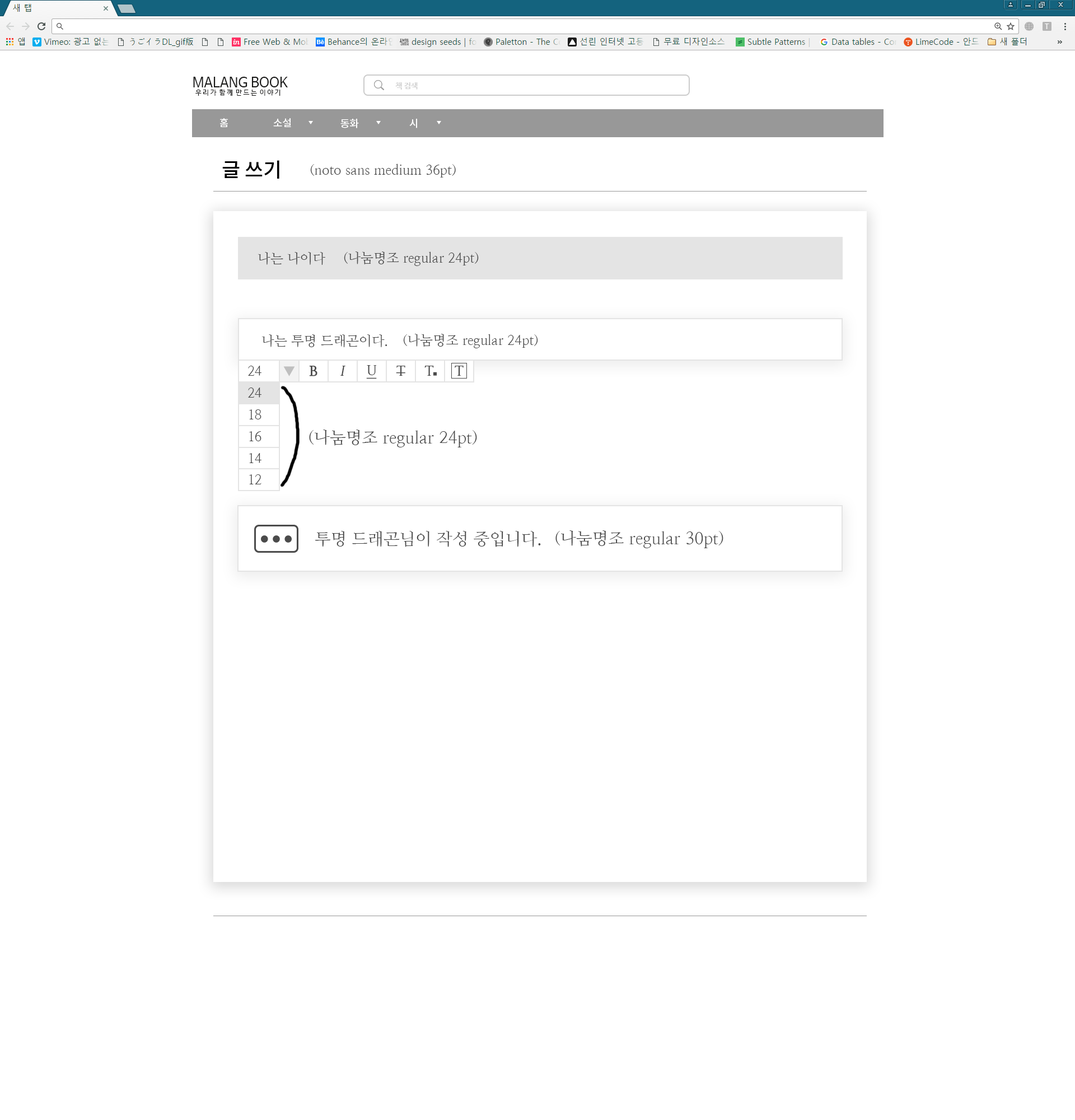
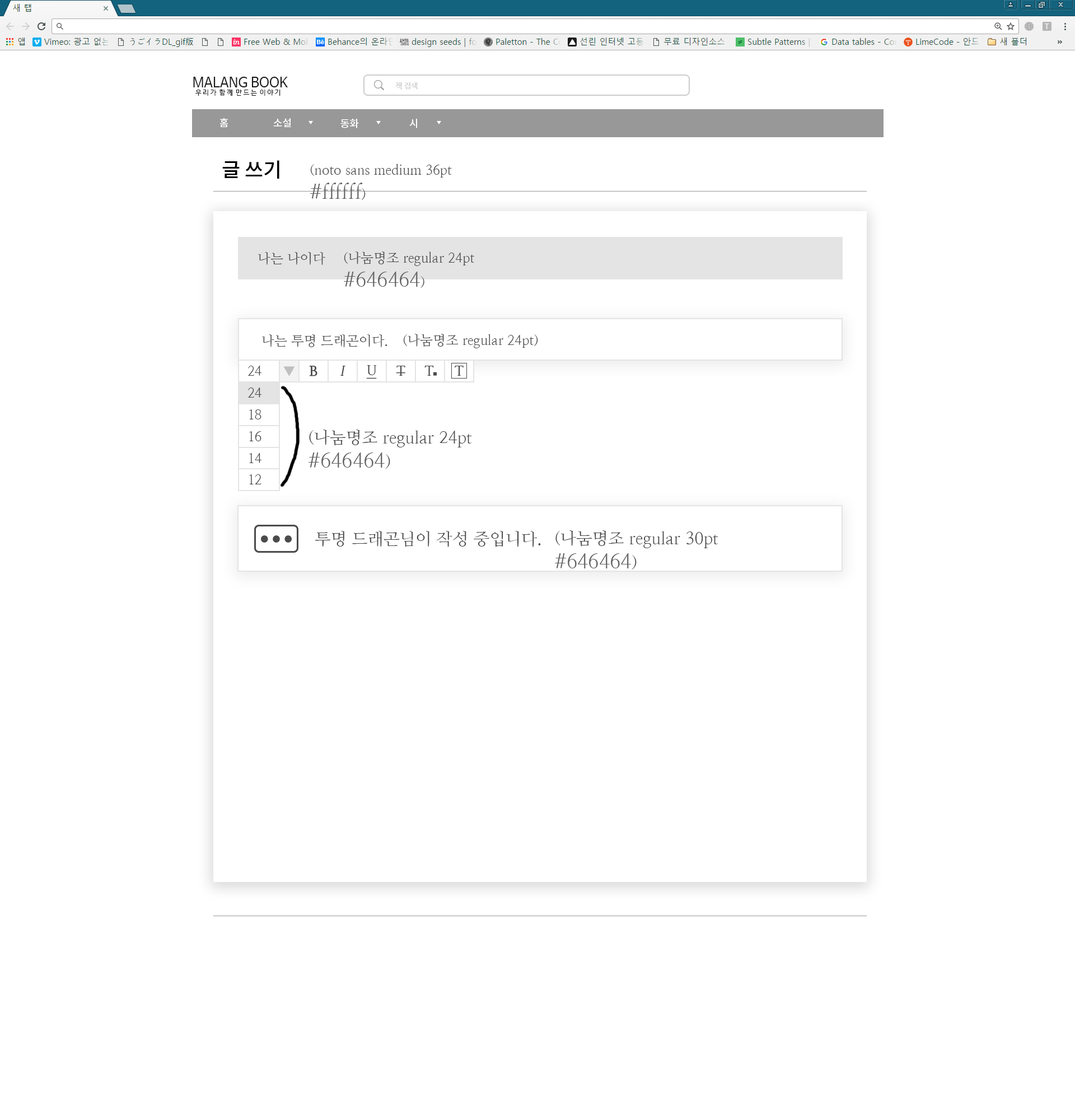
Layer changes from the first 1075 x 1120 image to the second:
renamed "(noto sans medium 36pt)" to "(noto sans medium 36pt #ffffff)", painted on it over box(310, 164, 456, 200)
renamed "(나눔명조 regular 24pt) 복사" to "(나눔명조 regular 24pt #646464)", painted on it over box(343, 251, 479, 288)
renamed "(나눔명조 regular 24pt)" to "(나눔명조 regular 24pt #646464)", painted on it over box(308, 429, 477, 469)
renamed "(나눔명조 regular 30pt)" to "(나눔명조 regular 30pt #646464)", painted on it over box(554, 530, 724, 570)
